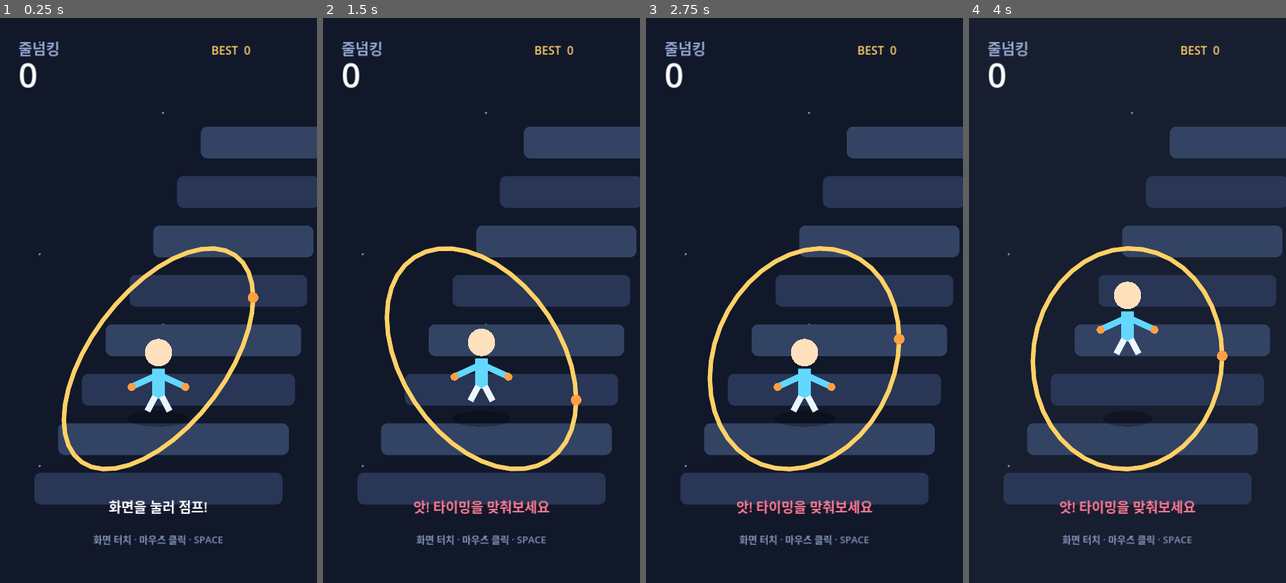
Above: before the commit, frames 1-4 (left to right).
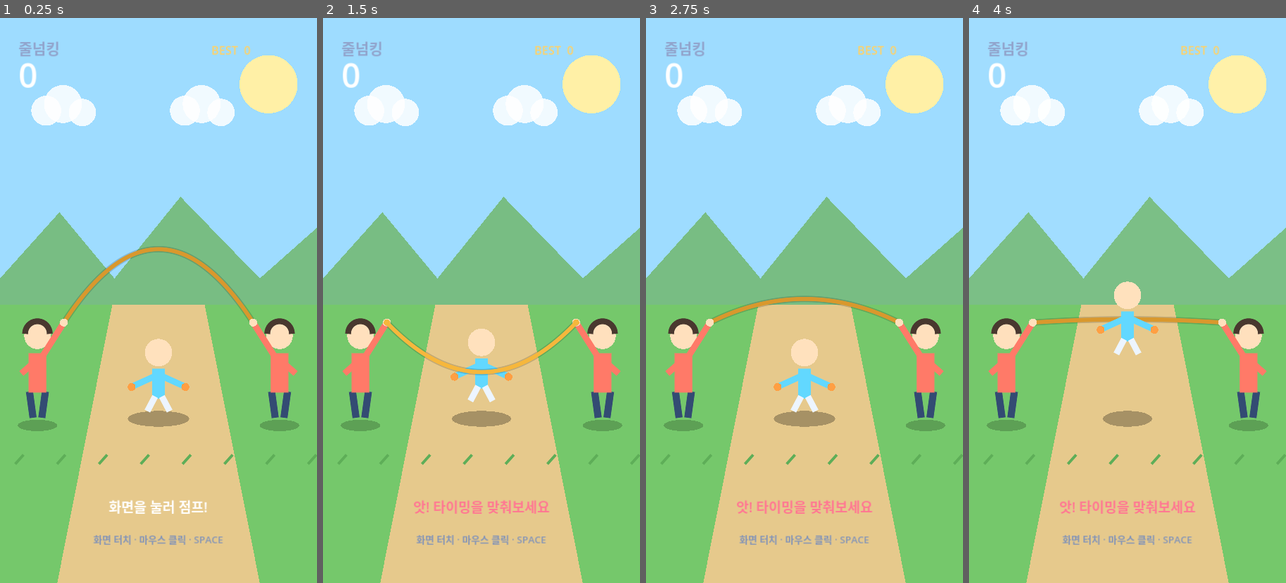
Above: after the commit, the same moments.

Repository: eunchan4490-star/Rope-King
Game: Godot game, scene res://main.tscn
Two runs of this game, one before a commit and one after it. Both use one fixed random seed, a clock stepped at 60 frames per second and the inputs below.
Inputs (mouse positions are in pixels of both pictures, inside the frame that each line leads up to):
- Up to frame 1 (0.25 s): no input
- Up to frame 2 (1.5 s): move the mouse to (551, 272) at 0.52 s; click (551, 272) at 0.67 s; tap Space (jump) at 0.77 s; move the mouse to (418, 328) at 1.27 s; click (418, 328) at 1.42 s
- Up to frame 3 (2.75 s): tap Space (jump) at 1.52 s; move the mouse to (836, 176) at 2.02 s; click (836, 176) at 2.17 s
- Up to frame 4 (4 s): move the mouse to (1111, 413) at 2.77 s; click (1111, 413) at 2.92 s; tap Space (jump) at 3.02, 3.77 s; move the mouse to (1222, 385) at 3.52 s; click (1222, 385) at 3.67 s

The runs differ from the first frame. In frame 1, 99% of the frame differs, in the area x 0-100%, y 0-100%; in frame 2, 99%; in frame 3, 99%; in frame 4, 99%.

Commit message:
feat: add realistic long-rope scene

Diff:
--- a/scripts/main.gd
+++ b/scripts/main.gd
@@ -3,6 +3,10 @@
 const DESIGN_SIZE := Vector2(720.0, 1280.0)
 const PLAYER_X := 360.0
 const PLAYER_GROUND_Y := 890.0
+const TURNER_GROUND_Y := 910.0
+const LEFT_HAND := Vector2(145.0, 690.0)
+const RIGHT_HAND := Vector2(575.0, 690.0)
+const ROPE_SWING_RADIUS := 300.0
 const BASE_ROPE_SPEED := 2.35
 const MAX_ROPE_SPEED := 4.8
 const HIT_WINDOW := 0.38
@@ -80,55 +84,77 @@
 	draw_set_transform(offset, 0.0, Vector2.ONE * scale_factor)
 
 	_draw_background()
-	_draw_steps()
-	_draw_rope()
+	_draw_ground()
+	# The upper half of the rope passes behind everyone.
+	if _rope_is_behind():
+		_draw_rope()
+	_draw_turner(Vector2(85.0, TURNER_GROUND_Y), false)
+	_draw_turner(Vector2(635.0, TURNER_GROUND_Y), true)
 	_draw_player()
+	# The lower half passes in front of the player, like a real long rope.
+	if not _rope_is_behind():
+		_draw_rope()
 	_draw_hud()
 
 
 func _draw_background() -> void:
-	draw_rect(Rect2(Vector2.ZERO, DESIGN_SIZE), Color("11182a"))
-	for i in range(9):
-		var y := float(i * 160)
-		draw_circle(Vector2(90.0 + (i % 3) * 280.0, y + 55.0), 2.5, Color("6a7ca5"))
+	# Sky, distant clouds, and a simple park backdrop.
+	draw_rect(Rect2(Vector2.ZERO, DESIGN_SIZE), Color("9edcff"))
+	draw_circle(Vector2(610.0, 150.0), 66.0, Color("fff0a6"))
+	for cloud_x in [105.0, 420.0]:
+		draw_circle(Vector2(cloud_x, 210.0), 34.0, Color(1, 1, 1, 0.85))
+		draw_circle(Vector2(cloud_x + 38.0, 195.0), 43.0, Color(1, 1, 1, 0.85))
+		draw_circle(Vector2(cloud_x + 82.0, 214.0), 31.0, Color(1, 1, 1, 0.85))
+	draw_colored_polygon(PackedVector2Array([
+		Vector2(0, 590), Vector2(135, 440), Vector2(260, 590),
+		Vector2(410, 405), Vector2(590, 590), Vector2(720, 475), Vector2(720, 760), Vector2(0, 760)
+	]), Color("78bd83"))
 	if flash_time > 0.0:
 		draw_rect(Rect2(Vector2.ZERO, DESIGN_SIZE), Color(1, 1, 1, flash_time * 0.32))
 
 
-func _draw_steps() -> void:
-	var scroll := float(score % 4) * 28.0
-	for i in range(8):
-		var step_y := 1030.0 - i * 112.0 + scroll
-		var step_x := 78.0 + i * 54.0
-		var width := 564.0 - i * 40.0
-		var color := Color("293655") if i % 2 == 0 else Color("334363")
-		draw_style_box(_step_box(color), Rect2(step_x, step_y, width, 72.0))
-
-
-func _step_box(color: Color) -> StyleBoxFlat:
-	var box := StyleBoxFlat.new()
-	box.bg_color = color
-	box.corner_radius_top_left = 15
-	box.corner_radius_top_right = 15
-	box.corner_radius_bottom_left = 15
-	box.corner_radius_bottom_right = 15
-	return box
+func _draw_ground() -> void:
+	draw_rect(Rect2(0, 650, 720, 630), Color("75c86b"))
+	draw_colored_polygon(PackedVector2Array([
+		Vector2(130, 1280), Vector2(255, 650), Vector2(465, 650), Vector2(590, 1280)
+	]), Color("e6c98c"))
+	for x in range(35, 720, 95):
+		draw_line(Vector2(x, 1010), Vector2(x + 18, 990), Color("5eae58"), 5.0, true)
 
 
 func _draw_rope() -> void:
-	var center := Vector2(PLAYER_X, PLAYER_GROUND_Y - 118.0)
-	var horizontal_radius := 215.0
-	var vertical_radius := 250.0
+	var midpoint_y := LEFT_HAND.y + sin(rope_angle) * ROPE_SWING_RADIUS
 	var points := PackedVector2Array()
-	for i in range(41):
-		var t := float(i) / 40.0 * TAU
-		var x := center.x + cos(t) * horizontal_radius
-		var depth := sin(t + rope_angle)
-		var y := center.y + depth * vertical_radius
+	for i in range(49):
+		var t := float(i) / 48.0
+		var x := lerpf(LEFT_HAND.x, RIGHT_HAND.x, t)
+		# 4t(1-t) is zero at both hands and one at the middle.
+		var y := lerpf(LEFT_HAND.y, RIGHT_HAND.y, t) + 4.0 * t * (1.0 - t) * (midpoint_y - LEFT_HAND.y)
 		points.append(Vector2(x, y))
-	var rope_color := Color("ffd166")
-	draw_polyline(points, rope_color, 9.0, true)
-	draw_circle(points[0], 12.0, Color("ff9f43"))
+	var rope_color := Color("f6b73c") if not _rope_is_behind() else Color("d9982d")
+	draw_polyline(points, Color(0, 0, 0, 0.16), 13.0, true)
+	draw_polyline(points, rope_color, 8.0, true)
+	draw_circle(LEFT_HAND, 7.0, Color("f6b73c"))
+	draw_circle(RIGHT_HAND, 7.0, Color("f6b73c"))
+
+
+func _rope_is_behind() -> bool:
+	return sin(rope_angle) < 0.0
+
+
+func _draw_turner(feet: Vector2, faces_left: bool) -> void:
+	var direction := -1.0 if faces_left else 1.0
+	_draw_shadow_ellipse(feet + Vector2(0, 13), Vector2(45, 13), Color(0, 0, 0, 0.2))
+	# Legs, torso, head, and the arm holding the rope.
+	draw_line(feet + Vector2(-10, -5), feet + Vector2(-18, -63), Color("334b73"), 15.0, true)
+	draw_line(feet + Vector2(10, -5), feet + Vector2(18, -63), Color("334b73"), 15.0, true)
+	draw_line(feet + Vector2(0, -62), feet + Vector2(0, -150), Color("ff7a68"), 39.0, true)
+	draw_circle(feet + Vector2(0, -190), 30.0, Color("ffe0bd"))
+	draw_arc(feet + Vector2(0, -195), 28.0, PI, TAU, 18, Color("49382f"), 12.0, true)
+	var hand := LEFT_HAND if not faces_left else RIGHT_HAND
+	draw_line(feet + Vector2(direction * 6, -135), hand, Color("ff7a68"), 13.0, true)
+	draw_circle(hand, 9.0, Color("ffe0bd"))
+	draw_line(feet + Vector2(-direction * 5, -132), feet + Vector2(-direction * 36, -105), Color("ff7a68"), 13.0, true)
 
 
 func _draw_player() -> void:
